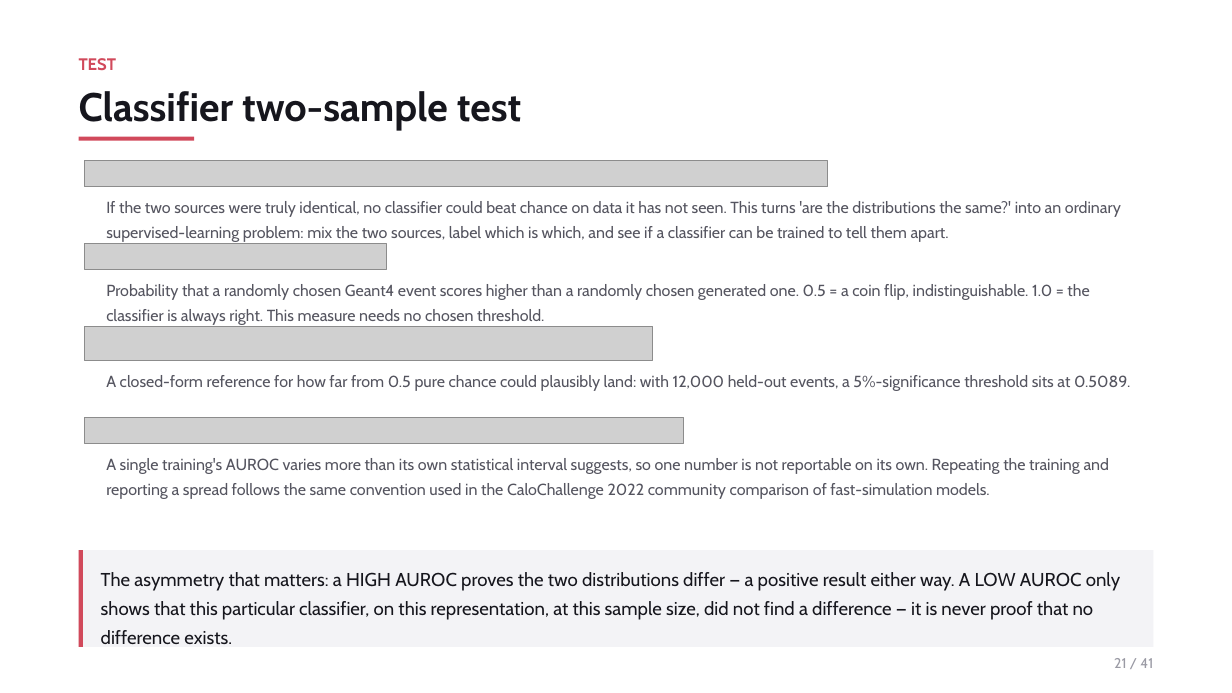
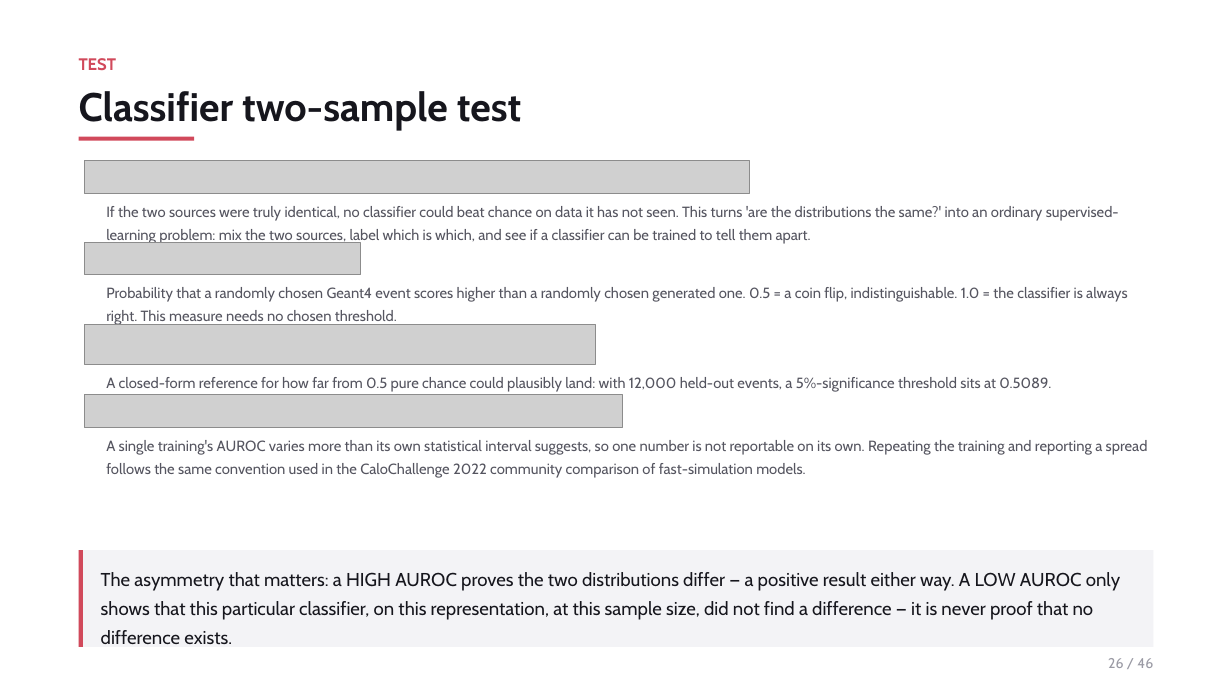
Before and after one commit to JulianAttemptsCoding/Fast-MC-CBSC, a slide deck: slide 26 of exhibition/c2st_20260728/CBSC_ZDC_FastMC_overview.pptx (slide 21 before the commit). Drawn at 1232x693 pixels with LibreOffice and Linux fonts; fonts in the diff are those of the drawing; grey boxes stand for pictures. Boxes give left, top, right and bottom in pixels: in the first picture for what was removed or moved away, otherwise in the second. Text is boxed around its words. In the diff, an @@ line names an element or a change of style, - is before the commit and + after.

```diff
--- a/exhibition/c2st_20260728/CBSC_ZDC_FastMC_overview.pptx
+++ b/exhibition/c2st_20260728/CBSC_ZDC_FastMC_overview.pptx
@@ picture: place and size @@
-picture at box(84, 161, 828, 187)
+picture at box(84, 161, 750, 193)
@@ picture: place and size @@
-picture at box(84, 244, 386, 269)
+picture at box(84, 243, 360, 274)
@@ picture: place and size @@
-picture at box(84, 326, 653, 360)
+picture at box(84, 324, 595, 365)
@@ picture removed at box(84, 418, 684, 444) @@
@@ picture added at box(84, 395, 623, 427) @@
@@ size 12.5 to 11.5 pt in 4 elements at box(106, 287, 1128, 325), box(106, 206, 1119, 244), box(106, 377, 1051, 392), box(106, 440, 1148, 478) @@
@@ text "A single training's AUROC varies ...": place and size @@
-text "A single training's AUROC varies ..." at box(106, 458, 1110, 499)
+text "A single training's AUROC varies ..." at box(106, 440, 1148, 478)
@@ text at box(1108, 658, 1153, 668): text changed @@
-21 / 41
+26 / 46
```
Also in this commit, not shown: 31 other slides changed, 14 slides added, 9 slides removed, 22 other files.
